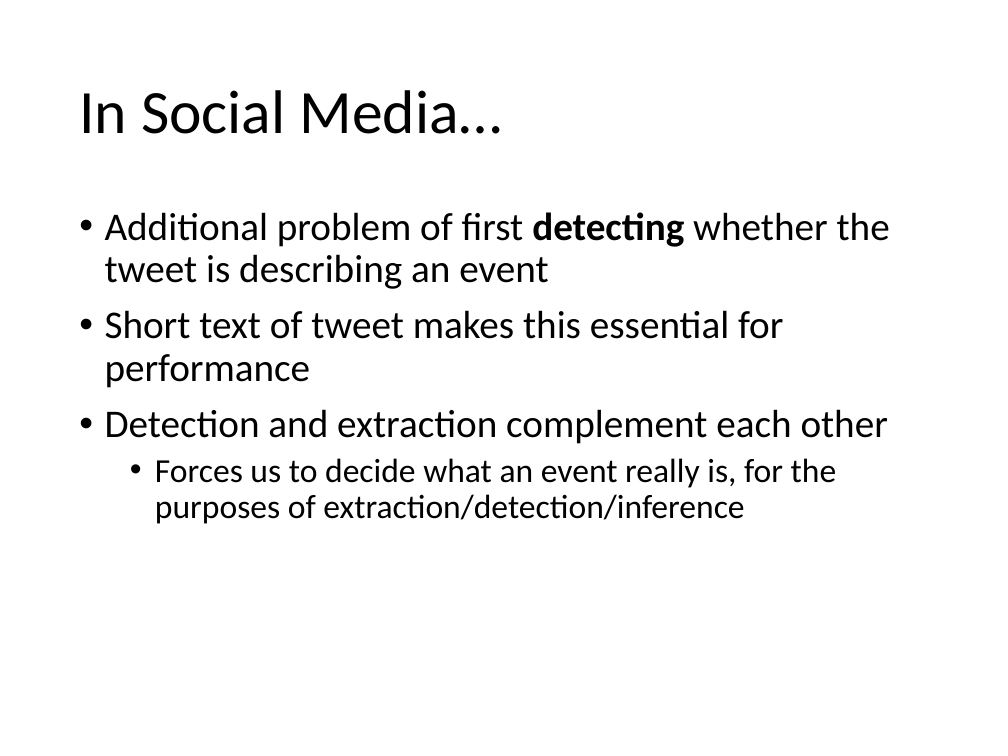
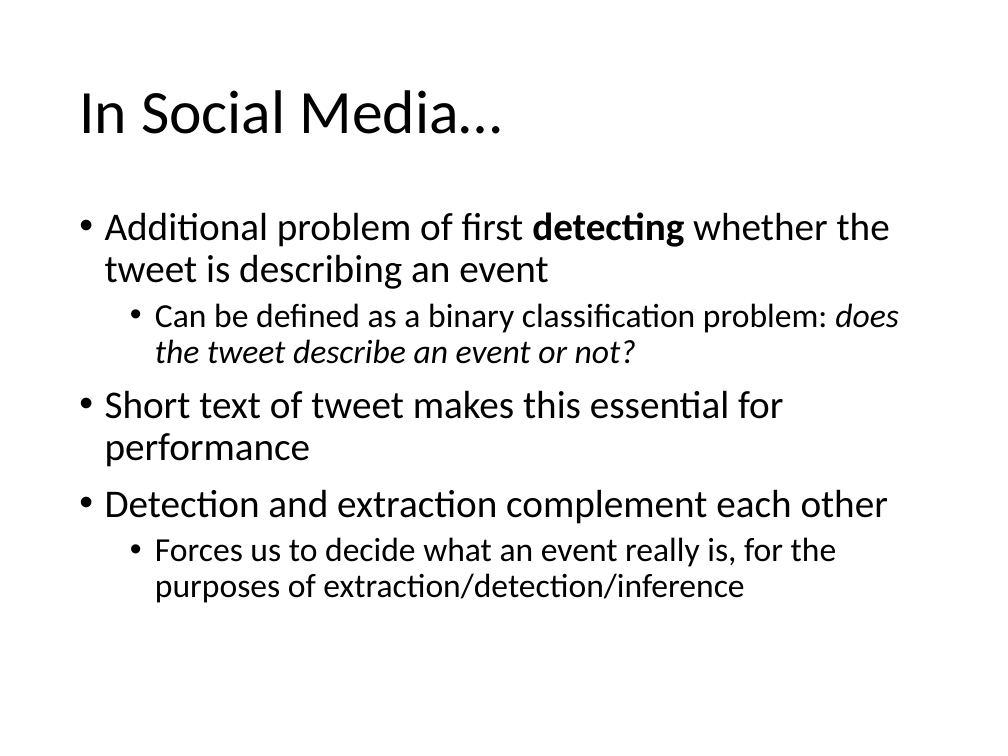
Before and after one commit to evhart/smasac-tutorial, a slide deck: slide 7 of slides/pptx/5-event-extraction.pptx (slide 4 before the commit). Drawn at 1008x756 pixels with LibreOffice and Linux fonts; fonts in the diff are those of the drawing. Boxes give left, top, right and bottom in pixels: in the first picture for what was removed or moved away, otherwise in the second. Text is boxed around its words. In the diff, an @@ line names an element or a change of style, - is before the commit and + after.

Commit message:
minor changes to event extraction slides

```diff
--- a/slides/pptx/5-event-extraction.pptx
+++ b/slides/pptx/5-event-extraction.pptx
@@ text at [155, 303, 899, 364]: paragraph added @@
+  • Can be defined as a binary classification problem: does the tweet describe an event or not?
```
Also in this commit, not shown: 4 other slides changed, 5 slides added, 1 slide removed.
